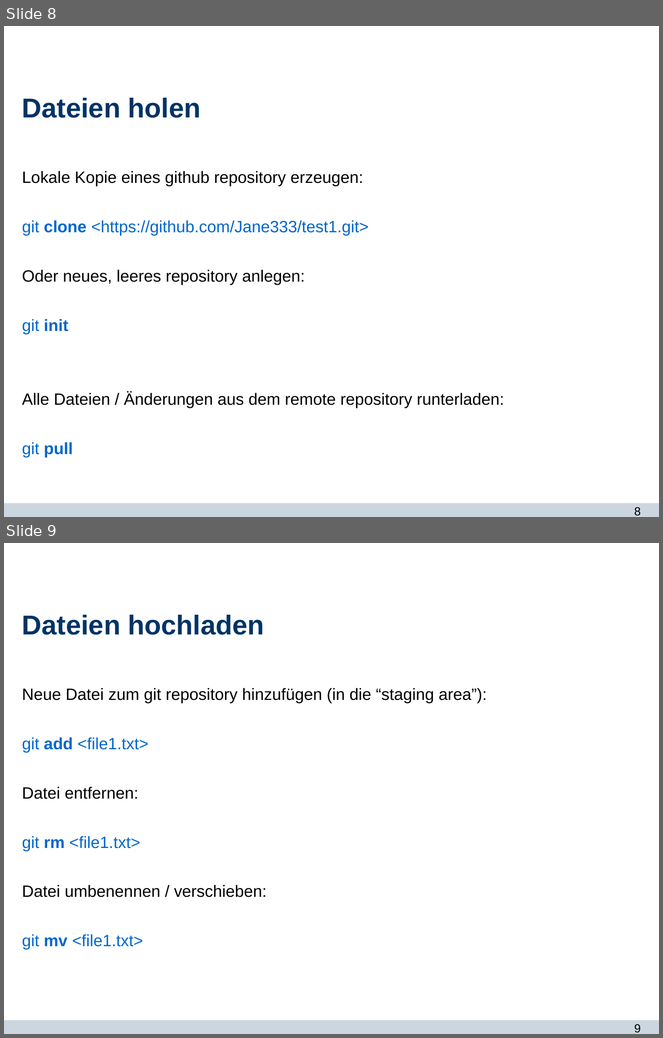
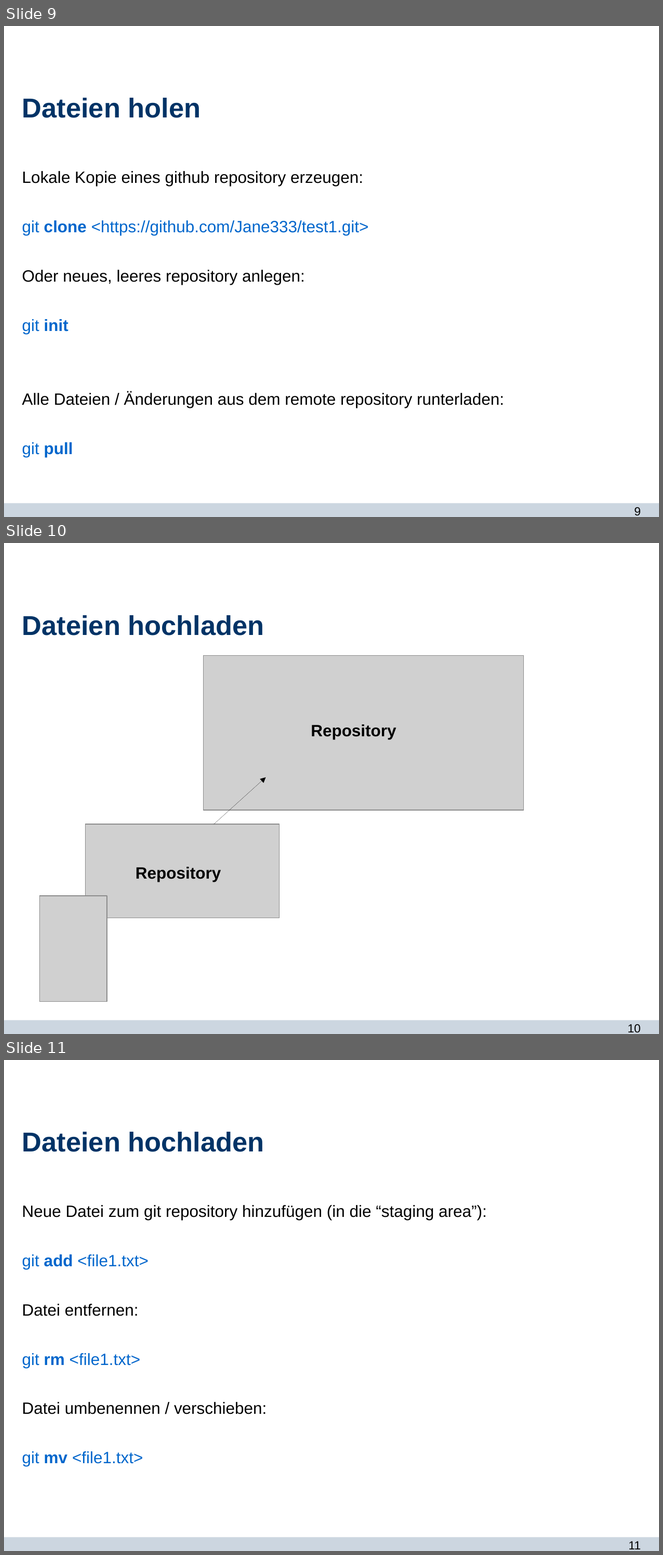
Before and after one commit to Jane333/git, a slide deck: git_und_du.odp. Shown one above the other, each under a label of ours: slides 8 and 9 before the commit, slides 9, 10 and 11 after it. The pictures are 663x1038 and 663x1555 pixels, drawn with LibreOffice and Linux fonts; fonts in the diff are those of the drawing; grey boxes stand for pictures; background and template pictures are left out. Boxes give left, top, right and bottom in pixels: in the first picture for what was removed or moved away, otherwise in the second. Text is boxed around its words. In the diff, an @@ line names an element or a change of style, - is before the commit and + after.

```diff
--- a/git_und_du.odp
+++ b/git_und_du.odp
@@ slide 10 added at box(4, 543, 659, 1034), background #FFFFFF; not listed: 2 template elements that a slide beside it also shows @@
@@ title added at box(22, 615, 265, 636), 30 pt, text #003366, bold @@
+Dateien hochladen
@@ picture added at box(203, 656, 523, 810) @@
@@ text added at box(311, 724, 396, 740), 18 pt, text #000000, bold @@
+Repository
@@ arrow added from (214, 824) to (266, 778), #000000 0 pt @@
@@ picture added at box(85, 824, 279, 918) @@
@@ text added at box(136, 867, 221, 882), 18 pt, text #000000, bold @@
+Repository
@@ picture added at box(39, 896, 107, 1002) @@
@@ what was slide 8 is now slide 9 @@
@@ page number at box(634, 508, 641, 516): text changed @@
-8
+9
@@ what was slide 9 is now slide 11 @@
@@ page number at box(629, 1542, 641, 1550): text changed @@
-9
+11
```
Also in this commit, not shown: 2 slides changed, 2 other slides added, 1 other file.
